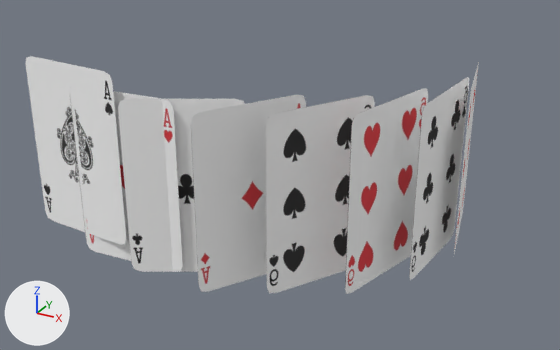
One commit to the FBX model advanced/tavrida_2019/resources_tavrida_2019/Transformation.fbx: the scene before it, then after it.
Both versions are drawn from a 50 mm camera at (5.9, -11.94, 6.64) aimed at (0.01, -1.23, 1.28). The lights are fixed; the arrows at lower left show +X, +Y and +Z. Both versions are drawn at frame 45 of the action 'start'; the numbers are the values there.

The scene before the commit, as lines of its bpy script (objects in view):
```python
me_mesh_007 = bpy.data.meshes.new('Mesh.007')
me_mesh_007.from_pydata(...)  # 16 vertices, 14 faces; spans x -0.91..0.91, y 0.0..3.0, z 0.0
me_mesh_007.materials.append(mat_material__25)  # picture img_i_jpg
ob_plane012 = bpy.data.objects.new('Plane012', me_mesh_007)
ob_plane012.parent = ob_point008
ob_plane012.location = (0.0, 0.0, 0.0)
ob_plane012.rotation_euler = (1.571, 0.0, 0.0)  # degrees (90, 0, 0)
ob_plane012.scale = (1.08, 1.0, 1.0)
ob_point001 = bpy.data.objects.new('Point001', None)
ob_point001.location = (2.721, 0.548, 0.0)
ob_point001.rotation_euler = (0.0, 0.0, -1.365)  # degrees (0, 0, -78)
ob_point002 = bpy.data.objects.new('Point002', None)
ob_point002.location = (2.593, -0.517, 0.0)
ob_point002.rotation_euler = (0.0, 0.0, -1.646)  # degrees (0, 0, -94)
ob_point003 = bpy.data.objects.new('Point003', None)
ob_point003.location = (2.03, -1.414, 0.0)
ob_point003.rotation_euler = (0.0, 0.0, -1.826)  # degrees (0, 0, -105)
ob_point004 = bpy.data.objects.new('Point004', None)
ob_point004.location = (1.191, -2.075, 0.0)
ob_point004.rotation_euler = (0.0, 0.0, -2.097)  # degrees (0, 0, -120)
ob_point005 = bpy.data.objects.new('Point005', None)
ob_point005.location = (-2.786, -3.125, 0.336)
ob_point005.rotation_euler = (0.0, 0.0, 3.075)  # degrees (0, 0, 176)
ob_point006 = bpy.data.objects.new('Point006', None)
ob_point006.location = (-1.807, -3.069, 0.00026)
ob_point006.rotation_euler = (0.0, 0.0, -3.074)  # degrees (0, 0, -176)
ob_point007 = bpy.data.objects.new('Point007', None)
ob_point007.location = (-0.771, -2.874, 0.0)
ob_point007.rotation_euler = (0.0, 0.0, -2.639)  # degrees (0, 0, -151)
ob_point008 = bpy.data.objects.new('Point008', None)
ob_point008.location = (0.24, -2.553, 0.0)
ob_point008.rotation_euler = (0.0, 0.0, -2.107)  # degrees (0, 0, -121)
# also in view: 'Plane002' at (2.72, 0.55, 1.5); 'Plane009' at (-2.79, -3.13, 1.84); 'Plane011' at (-0.77, -2.87, 1.5); 'Plane003' at (2.59, -0.52, 1.5); 'Plane004' at (2.03, -1.41, 1.5)
```
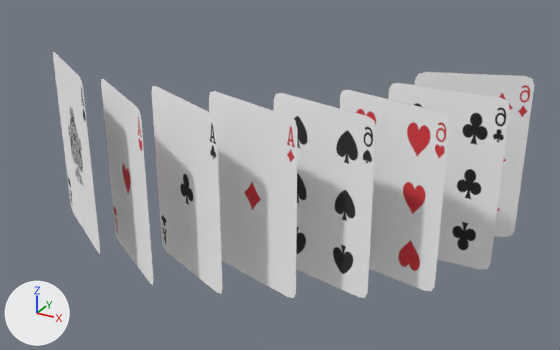
Not drawn themselves, but carrying or shaping drawn objects: ob_point007, ob_point001, ob_point005, ob_point002, ob_point006, ob_point003, ob_point008, ob_point004.

What differs and where, as boxes [x1, y1, x2, y2] in the pictures (560 x 350 px):
'Plane005', turned: before [266, 95, 375, 293]; after [274, 93, 376, 298]
'Plane012', turned: before [191, 95, 306, 292]; after [209, 91, 298, 298]
'Plane004', turned: before [345, 88, 428, 294]; after [339, 90, 450, 291]
'Plane011', turned: before [118, 99, 245, 272]; after [152, 86, 223, 294]
'Plane003', turned: before [409, 77, 469, 280]; after [388, 83, 510, 269]
'Plane009', turned: before [25, 56, 127, 244]; after [53, 52, 100, 254]
'Plane010', turned: before [70, 87, 183, 272]; after [101, 79, 153, 285]
'Plane002', turned: before [454, 62, 479, 254]; after [415, 72, 534, 237]

What the commit changed:
Object 'Point002' (ob_point002) turns from (0, 0, -94) to (0, 0, -179) degrees about x, y and z.
Object 'Point004' (ob_point004) turns from (0, 0, -120) to (0, 0, 167) degrees about x, y and z.
Object 'Point003' (ob_point003) turns from (0, 0, -105) to (0, 0, 168) degrees about x, y and z.
Object 'Point008' (ob_point008) turns from (0, 0, -121) to (0, 0, 163) degrees about x, y and z.
Object 'Point007' (ob_point007) turns from (0, 0, -151) to (0, 0, 156) degrees about x, y and z.
Object 'Point001' (ob_point001) turns from (0, 0, -78) to (0, 0, -160) degrees about x, y and z.
Object 'Point005' (ob_point005) turns from (0, 0, 176) to (0, 0, 147) degrees about x, y and z.
Object 'Point006' (ob_point006) turns from (0, 0, -176) to (0, 0, 148) degrees about x, y and z.
